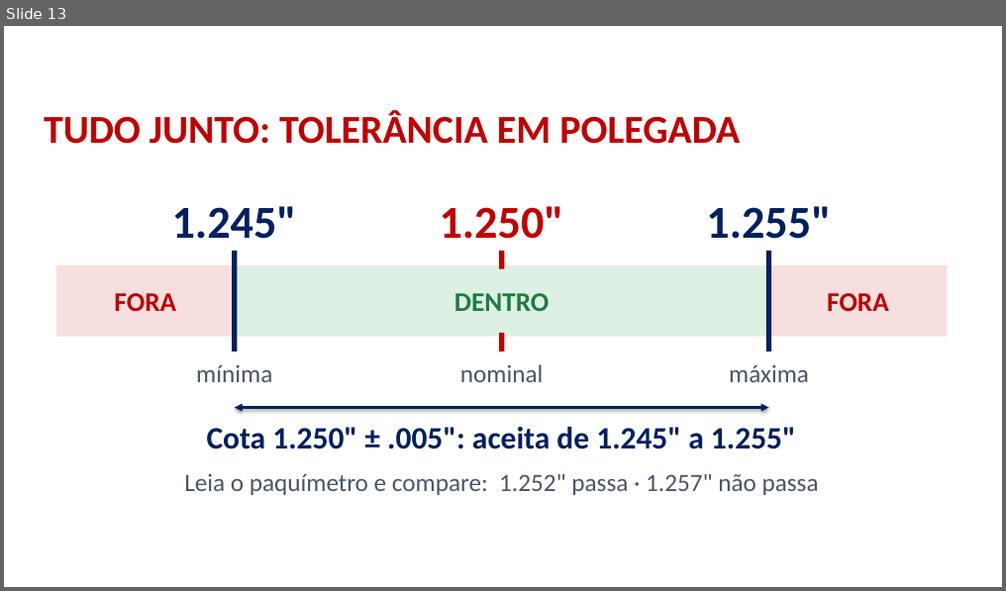
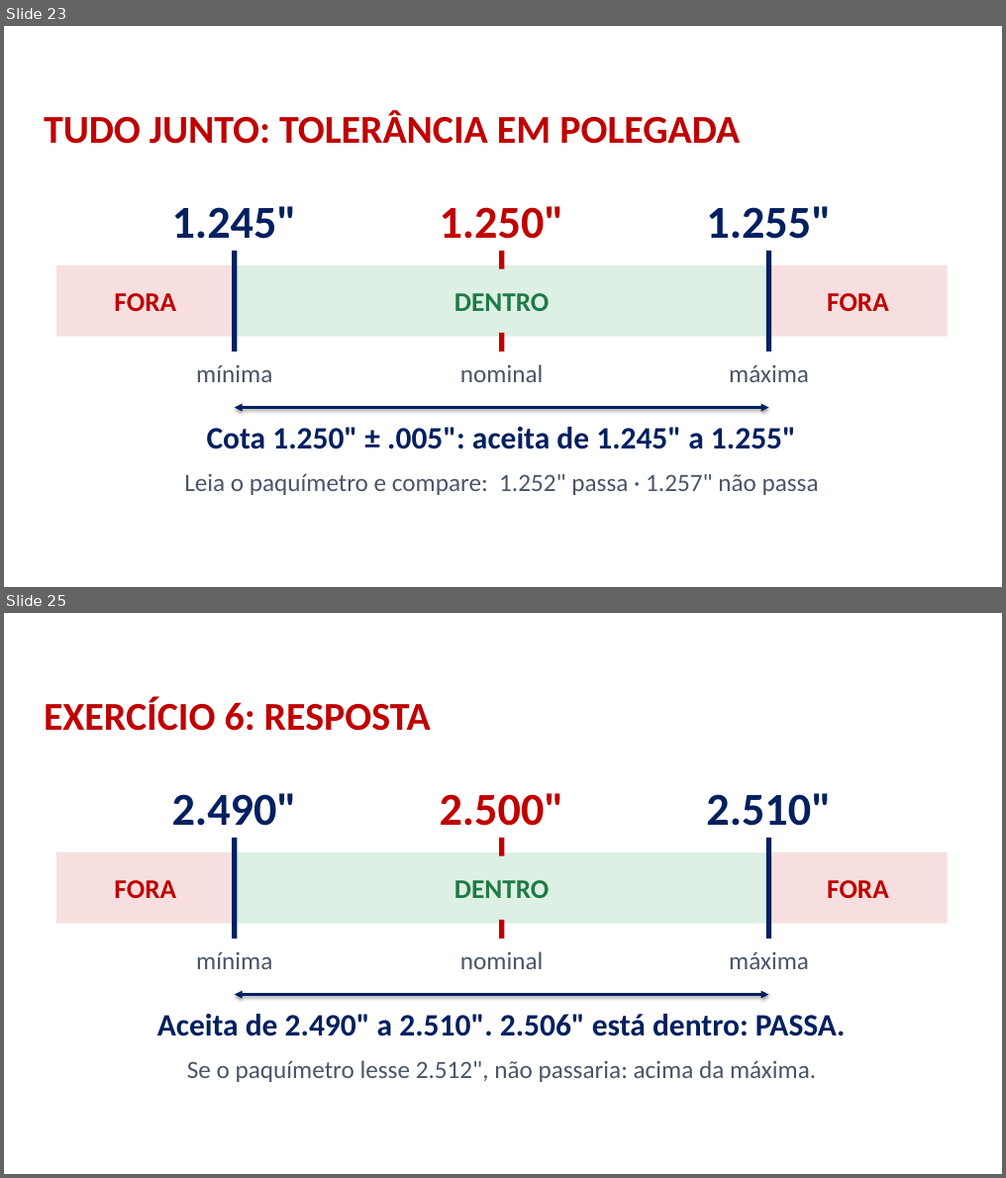
Before and after one commit to martinsrl1-web/fazenda-de-projetos, a slide deck: metrologia/slides/revisao-polegada-tolerancia.pptx. Shown one above the other, each under a label of ours: slide 13 before the commit, slides 23 and 25 after it; the slides between them are not shown. The pictures are 1006x591 and 1006x1178 pixels, drawn with LibreOffice and Linux fonts; fonts in the diff are those of the drawing; background and template pictures are left out. Boxes give left, top, right and bottom in pixels: in the first picture for what was removed or moved away, otherwise in the second. Text is boxed around its words. In the diff, an @@ line names an element or a change of style, - is before the commit and + after.

```diff
--- a/metrologia/slides/revisao-polegada-tolerancia.pptx
+++ b/metrologia/slides/revisao-polegada-tolerancia.pptx
@@ slide 25 added at [4,613,1002,1174], background picture (left out) @@
@@ text added at [44,696,431,731], 38 pt, text #C00000, bold @@
+EXERCÍCIO 6: RESPOSTA
@@ text added at [172,793,297,826], 44 pt, text #002060, bold @@
+2.490"
@@ text added at [440,793,564,826], 44 pt, text #C00000, bold @@
+2.500"
@@ text added at [706,793,831,826], 44 pt, text #002060, bold @@
+2.510"
@@ rectangle added at [232,838,237,939], fill #002060 @@
@@ rectangle added at [500,838,505,857], fill #C00000 @@
@@ rectangle added at [767,838,772,939], fill #002060 @@
@@ rectangle added at [56,853,235,924], fill #F8DFDF @@
@@ rectangle added at [235,853,769,924], fill #DDF0E4 @@
@@ rectangle added at [769,853,947,924], fill #F8DFDF @@
@@ text added at [114,880,176,898], 26 pt, text #C00000, bold @@
+FORA
@@ text added at [454,880,549,898], 26 pt, text #1E7A46, bold @@
+DENTRO
@@ text added at [827,880,889,898], 26 pt, text #C00000, bold @@
+FORA
@@ rectangle added at [500,920,505,939], fill #C00000 @@
@@ text added at [196,952,272,969], 24 pt, text #4A5568 @@
+mínima
@@ text added at [460,952,543,969], 24 pt, text #4A5568 @@
+nominal
@@ text added at [729,952,809,969], 24 pt, text #4A5568 @@
+máxima
@@ double arrow added from (235, 995) to (769, 995), #002060 2.5 pt @@
@@ text added at [157,1014,846,1037], 30 pt, text #002060, bold @@
+Aceita de 2.490" a 2.510". 2.506" está dentro: PASSA.
@@ text added at [187,1060,816,1082], 24 pt, text #4A5568 @@
+Se o paquímetro lesse 2.512", não passaria: acima da máxima.
@@ what was slide 13 is now slide 23 @@
```
Also in this commit, not shown: 2 slides changed, 11 other slides added, 2 other files.
